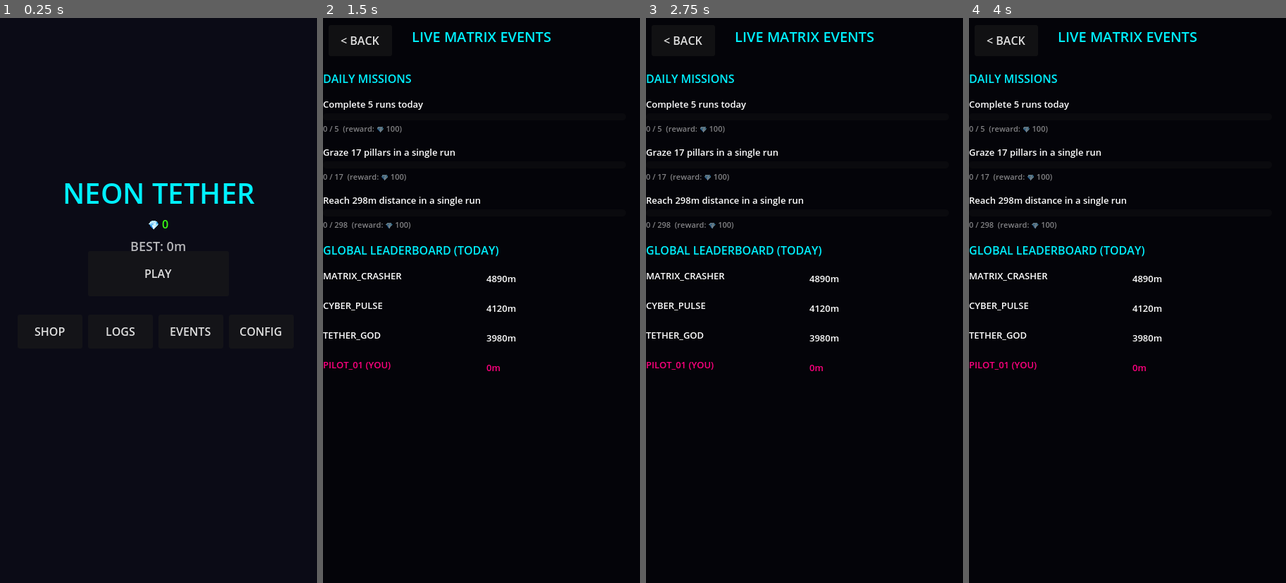
Above: before the commit, frames 1-4 (left to right).
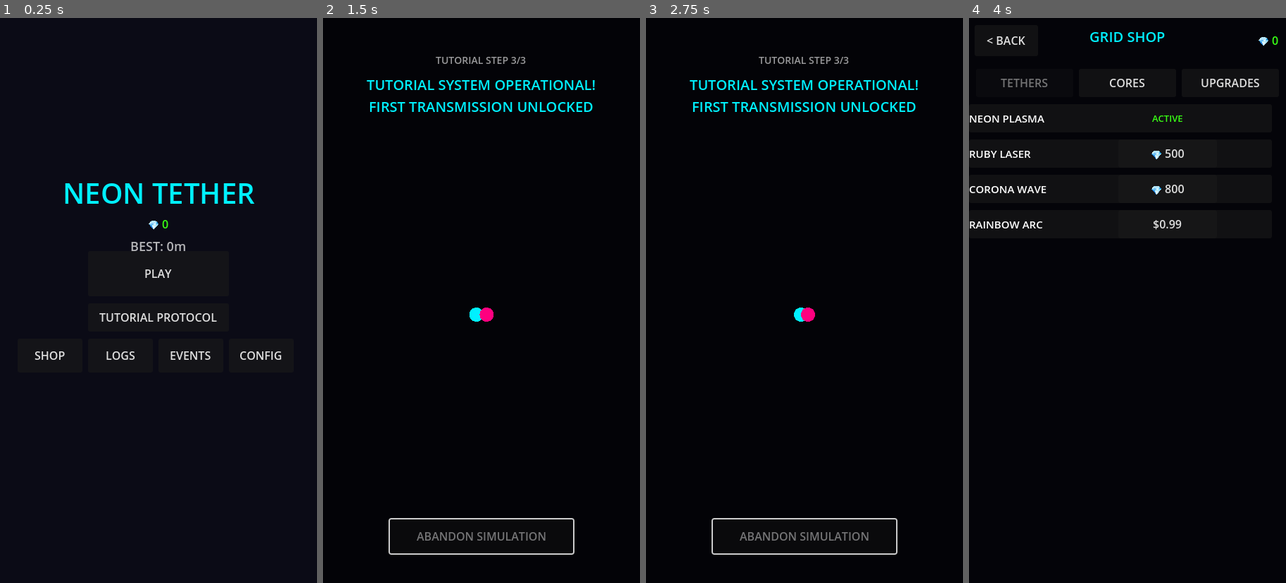
Above: after the commit, the same moments.

Repository: Kelvis123456/neon-tether-game-design
Game: Godot game, scene res://scenes/Main.tscn
Same seed, same stepped clock (60 frames per second), same inputs: the game is played once before the commit and once after it.
Inputs (mouse positions are in pixels of both pictures, inside the frame that each line leads up to):
- Up to frame 1 (0.25 s): no input
- Up to frame 2 (1.5 s): click (481, 317) at 0.5 s, where only the run after the commit has a clickable "TUTORIAL PROTOCOL"; click (481, 537) at 1.25 s, where only the run after the commit has a clickable "ABANDON SIMULATION"
- Up to frame 3 (2.75 s): click (804, 272) at 2 s, where only the run before the commit has a clickable "PLAY"
- Up to frame 4 (4 s): click (1127, 272) at 2.75 s, where only the run before the commit has a clickable "PLAY"; click "SHOP" at 3.5 s

The runs differ from the first frame. In frame 1, 1.0% of the frame differs, in the area x 10-89%, y 52-61%; in frame 2, 5.0%, in the area x 0-86%, y 2-95%; in frame 3, 5.0%; in frame 4, 4.0%.

Commit message:
Add the tutorial screen, unlocking First Transmission
Ports the 3-step hold-to-split/release-to-merge guided flow from the
prototype, reachable from a new menu button. Completing it now
actually unlocks the First Transmission achievement, which had no way
to trigger in the Godot port until this existed.

Verified with the same in-engine screenshot approach as the rest of
the UI, plus drove the actual hold/release logic directly to confirm
the achievement unlocks and the flow returns to the menu on its own.

Diff:
--- a/godot/autoload/GameState.gd
+++ b/godot/autoload/GameState.gd
@@ -32,8 +32,8 @@
 	{"id": "ad-removal", "name": "SYSTEM BYPASS", "desc": "Removes ads & grants 1 free continue per run", "price": 2.99, "currency": "usd"},
 ]
 
-# "first_transmission" needs the tutorial screen, which hasn't been built in
-# Godot yet (see TASK_LIST.md) — it stays locked until that exists.
+# "first_transmission" unlocks via GameState.complete_tutorial(), called from
+# scripts/screens/tutorial_screen.gd on completing the guided flow.
 # "cyber_master" needs every catalog item owned, premium ones included, so it
 # stays locked until real IAP ships.
 # "strike_the_tether"'s "without split lock" is prototype flavor text
@@ -125,6 +125,10 @@
 func has_upgrade(id: String) -> bool:
 	return owned_items.has(id)
 
+func complete_tutorial() -> void:
+	_unlock_achievement("first_transmission")
+	save()
+
 ## Called once per run on crash. `stats` keys: distance, crystals, grazes,
 ## quick_snaps (snap-backs under 0.2s).
 func record_run(stats: Dictionary) -> void:
--- a/godot/scripts/main.gd
+++ b/godot/scripts/main.gd
@@ -11,8 +11,10 @@
 const ACHIEVEMENTS_SCREEN := preload("res://scripts/screens/achievements_screen.gd")
 const SETTINGS_SCREEN := preload("res://scripts/screens/settings_screen.gd")
 const EVENTS_SCREEN := preload("res://scripts/screens/events_screen.gd")
+const TUTORIAL_SCREEN := preload("res://scripts/screens/tutorial_screen.gd")
 
 var _gameplay = null # untyped: gameplay.gd's custom `run_finished` signal isn't on Node's static API
+var _tutorial = null # untyped: tutorial_screen.gd's custom `finished` signal isn't on Node's static API
 var _menu_layer: CanvasLayer
 var _gameover_layer: CanvasLayer
 var _sub_screen_layer: CanvasLayer # shop / achievements / settings / events
@@ -22,6 +24,7 @@
 
 func _show_menu() -> void:
 	_clear_gameplay()
+	_clear_tutorial()
 	_clear_gameover()
 	_clear_sub_screen()
 
@@ -54,9 +57,15 @@
 	play_btn.pressed.connect(_start_game)
 	_menu_layer.add_child(play_btn)
 
+	var tutorial_btn := UIHelpers.button("TUTORIAL PROTOCOL", 200, 40)
+	tutorial_btn.set_anchors_preset(Control.PRESET_CENTER)
+	tutorial_btn.position = Vector2(-100, 4)
+	tutorial_btn.pressed.connect(_start_tutorial)
+	_menu_layer.add_child(tutorial_btn)
+
 	var nav := HBoxContainer.new()
 	nav.set_anchors_preset(Control.PRESET_CENTER)
-	nav.position = Vector2(-200, 20)
+	nav.position = Vector2(-200, 54)
 	nav.custom_minimum_size = Vector2(400, 48)
 	nav.add_theme_constant_override("separation", 8)
 	_menu_layer.add_child(nav)
@@ -102,6 +111,13 @@
 	_gameplay = GAMEPLAY_SCENE.instantiate()
 	_gameplay.run_finished.connect(_on_run_finished)
 	add_child(_gameplay)
+
+func _start_tutorial() -> void:
+	_clear_menu()
+	AudioSynth.stop_bgm()
+	_tutorial = TUTORIAL_SCREEN.new()
+	_tutorial.finished.connect(_show_menu)
+	add_child(_tutorial)
 
 func _on_run_finished(distance: int, crystals_collected: int) -> void:
 	_clear_gameplay()
@@ -153,6 +169,11 @@
 		_gameplay.queue_free()
 		_gameplay = null
 
+func _clear_tutorial() -> void:
+	if _tutorial:
+		_tutorial.queue_free()
+		_tutorial = null
+
 func _clear_gameover() -> void:
 	if _gameover_layer:
 		_gameover_layer.queue_free()
--- /dev/null
+++ b/godot/scripts/screens/tutorial_screen.gd
@@ -0,0 +1,115 @@
+extends Node2D
+
+## Ported from prototype/index.html's #screen-tutorial + app.js's
+## startTutorial/tutorialLoop/handleTutStart/handleTutEnd: a 3-step guided
+## flow (hold to split, release to merge, done) that unlocks the
+## "first_transmission" achievement — previously unreachable in the Godot
+## port, since nothing else ever completed it.
+##
+## A Node2D (not Control) like gameplay.gd, for the same reason: the tether
+## visualization is drawn via _draw(), and that has to include its own
+## background fill. An opaque background placed in the CanvasLayer instead
+## would render *above* _draw()'s layer-0 content and hide the spheres
+## entirely (CanvasLayer defaults to layer 1) — this is deliberately built
+## the same way gameplay.gd already does it correctly.
+
+signal finished
+
+const UIHelpers = preload("res://scripts/ui_helpers.gd")
+const CANVAS_WIDTH := 450.0
+const CANVAS_HEIGHT := 800.0
+const TETHER_Y := 420.0
+const SPRING_LERP := 0.18
+const MIN_WIDTH := 10.0
+const MAX_WIDTH := 140.0
+const SPHERE_RADIUS := 10.0
+const COLOR_BG := Color(0.012, 0.012, 0.027)
+
+var step := 1
+var width := MIN_WIDTH
+var target_width := MIN_WIDTH
+
+var _hud: CanvasLayer
+var _step_label: Label
+var _instruction_label: Label
+var _hint_label: Label
+var _abandon_btn: Button
+var _cyan := Color("#00f0ff")
+var _magenta := Color("#ff007f")
+
+func _ready() -> void:
+	_build_hud()
+
+func _build_hud() -> void:
+	_hud = CanvasLayer.new()
+	add_child(_hud)
+
+	_step_label = UIHelpers.label("TUTORIAL STEP 1/3", 14, Color(1, 1, 1, 0.6), HORIZONTAL_ALIGNMENT_CENTER)
+	_step_label.position = Vector2(25, 50)
+	_step_label.custom_minimum_size = Vector2(CANVAS_WIDTH - 50, 24)
+	_hud.add_child(_step_label)
+
+	_instruction_label = UIHelpers.label("PRESS AND HOLD TO SPLIT CORE", 20, _cyan, HORIZONTAL_ALIGNMENT_CENTER, true)
+	_instruction_label.position = Vector2(25, 80)
+	_instruction_label.custom_minimum_size = Vector2(CANVAS_WIDTH - 50, 70)
+	_hud.add_child(_instruction_label)
+
+	_hint_label = UIHelpers.label("👆 HOLD ANYWHERE", 16, Color(1, 1, 1, 0.7), HORIZONTAL_ALIGNMENT_CENTER)
+	_hint_label.position = Vector2(25, TETHER_Y + 50)
+	_hint_label.custom_minimum_size = Vector2(CANVAS_WIDTH - 50, 30)
+	_hud.add_child(_hint_label)
+
+	_abandon_btn = UIHelpers.button("ABANDON SIMULATION", 260, 48)
+	_abandon_btn.position = Vector2(CANVAS_WIDTH / 2.0 - 130, CANVAS_HEIGHT - 90)
+	_abandon_btn.pressed.connect(func(): finished.emit())
+	_hud.add_child(_abandon_btn)
+
+func _input(event: InputEvent) -> void:
+	if step >= 3:
+		return
+	if event is InputEventScreenTouch:
+		if event.pressed:
+			_on_hold_start()
+		else:
+			_on_hold_end()
+	elif event is InputEventMouseButton and event.button_index == MOUSE_BUTTON_LEFT:
+		if event.pressed:
+			_on_hold_start()
+		else:
+			_on_hold_end()
+
+func _on_hold_start() -> void:
+	target_width = MAX_WIDTH
+	AudioSynth.play_split()
+	if step == 1:
+		step = 2
+		_step_label.text = "TUTORIAL STEP 2/3"
+		_instruction_label.text = "RELEASE NOW TO MERGE SNAP"
+
+func _on_hold_end() -> void:
+	target_width = MIN_WIDTH
+	AudioSynth.play_merge()
+	if step == 2:
+		step = 3
+		_step_label.text = "TUTORIAL STEP 3/3"
+		_instruction_label.text = "TUTORIAL SYSTEM OPERATIONAL!\nFIRST TRANSMISSION UNLOCKED"
+		_hint_label.visible = false
+		_abandon_btn.disabled = true
+		GameState.complete_tutorial()
+		var timer := get_tree().create_timer(1.5)
+		timer.timeout.connect(func(): finished.emit())
+
+func _process(delta: float) -> void:
+	var steps := delta * 60.0
+	width += (target_width - width) * SPRING_LERP * steps
+	queue_redraw()
+
+func _draw() -> void:
+	draw_rect(Rect2(0, 0, CANVAS_WIDTH, CANVAS_HEIGHT), COLOR_BG, true)
+
+	var offset := width / 2.0
+	var left_pos := Vector2(CANVAS_WIDTH / 2.0 - offset, TETHER_Y)
+	var right_pos := Vector2(CANVAS_WIDTH / 2.0 + offset, TETHER_Y)
+	draw_line(left_pos, right_pos, _cyan, 2.0)
+	draw_circle(left_pos, SPHERE_RADIUS, _cyan)
+	draw_circle(right_pos, SPHERE_RADIUS, _magenta)
Not shown, changed: README.md
Not shown, changed: project_management/CHANGELOG.md
Not shown, changed: project_management/ROADMAP.md
Not shown, changed: project_management/TASK_LIST.md
